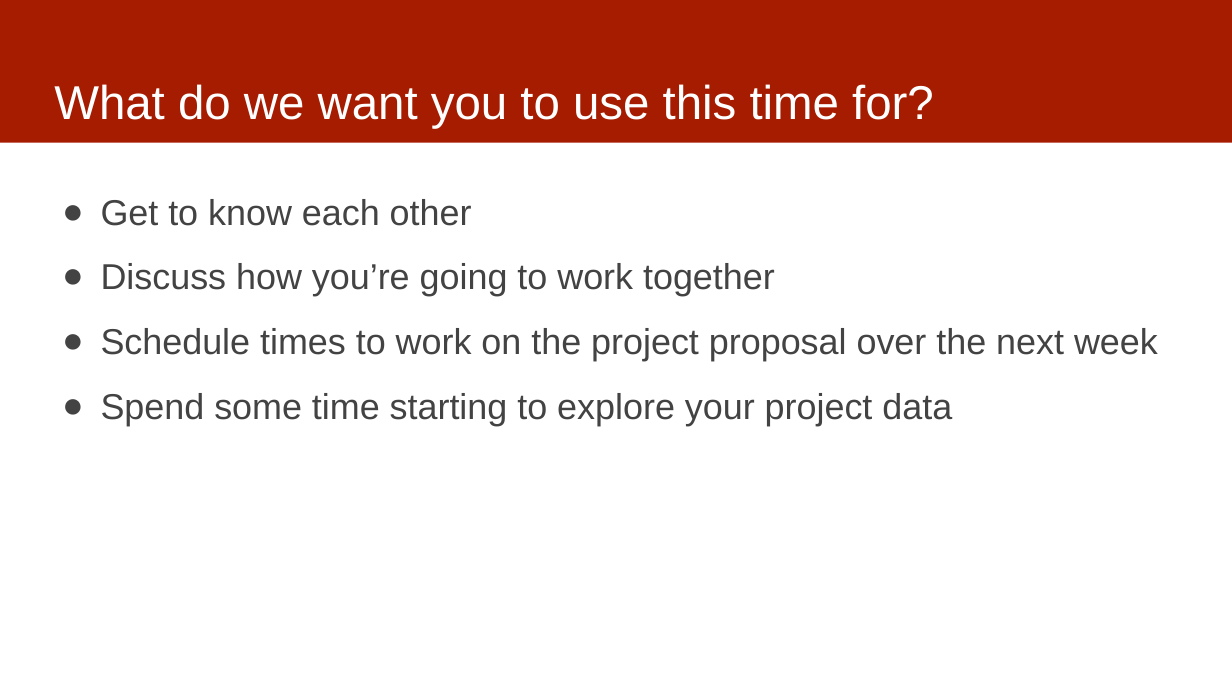
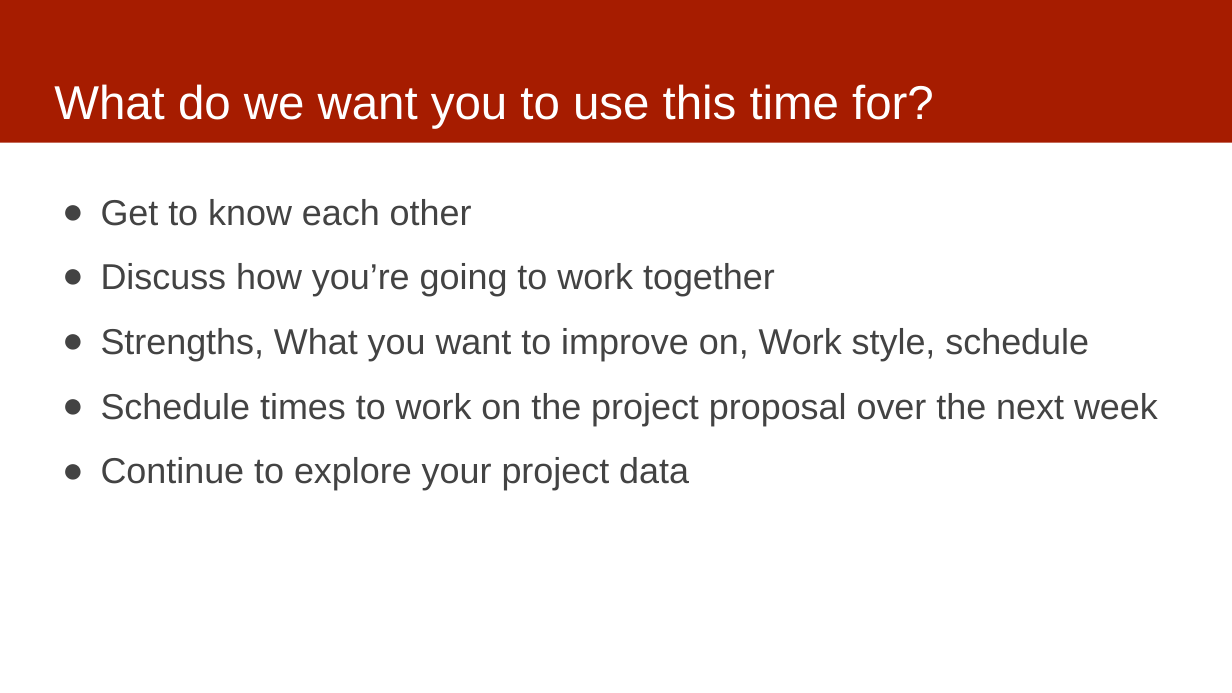
Before and after one commit to dssg/mlforpublicpolicylab, a slide deck: slide 18 of Lectures/06-data-exploration.pptx (slide 16 before the commit). Drawn at 1232x693 pixels with LibreOffice and Linux fonts; fonts in the diff are those of the drawing. Boxes give left, top, right and bottom in pixels: in the first picture for what was removed or moved away, otherwise in the second. Text is boxed around its words. In the diff, an @@ line names an element or a change of style, - is before the commit and + after.

```diff
--- a/Lectures/06-data-exploration.pptx
+++ b/Lectures/06-data-exploration.pptx
@@ text at (101,328,1089,361): paragraph added @@
+● Strengths, What you want to improve on, Work style, schedule
@@ text at (101,457,689,490): text changed @@
-● Spend some time starting to explore your project data
+● Continue to explore your project data
```
Also in this commit, not shown: 2 other slides changed, 1 slide added.
